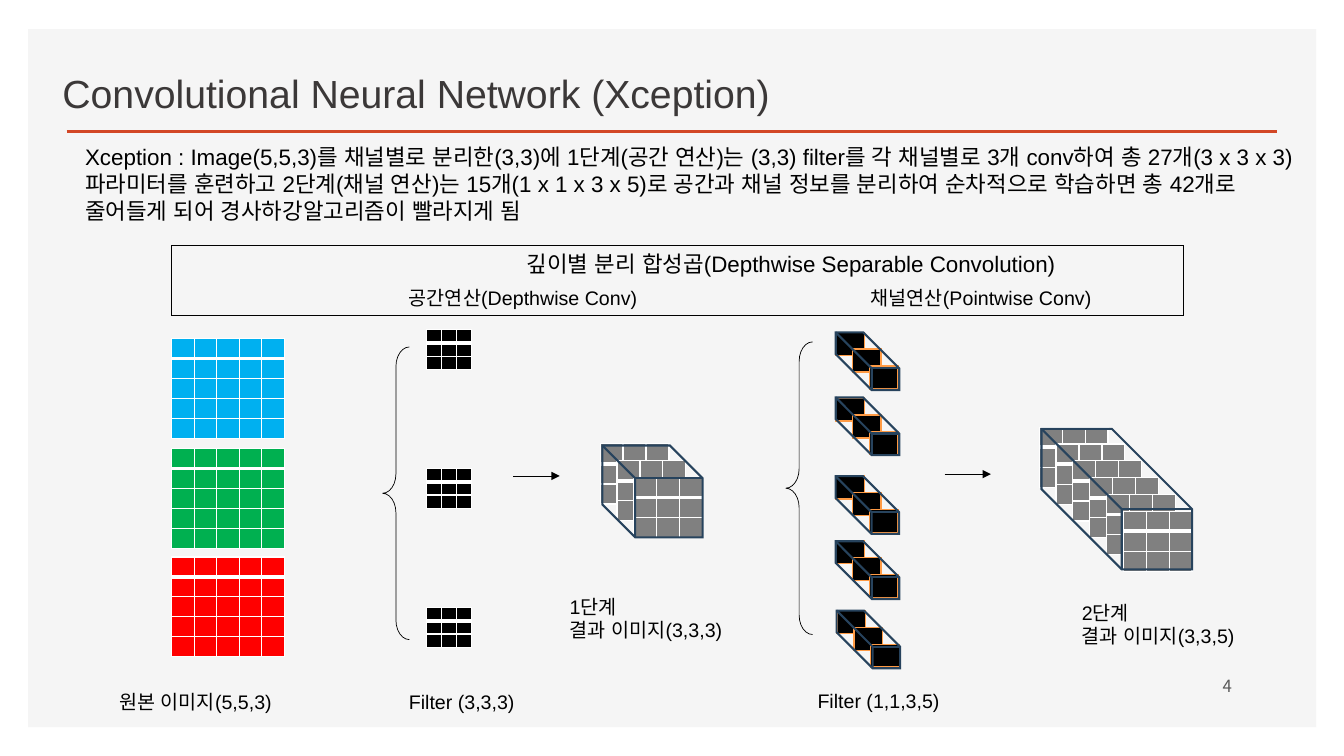
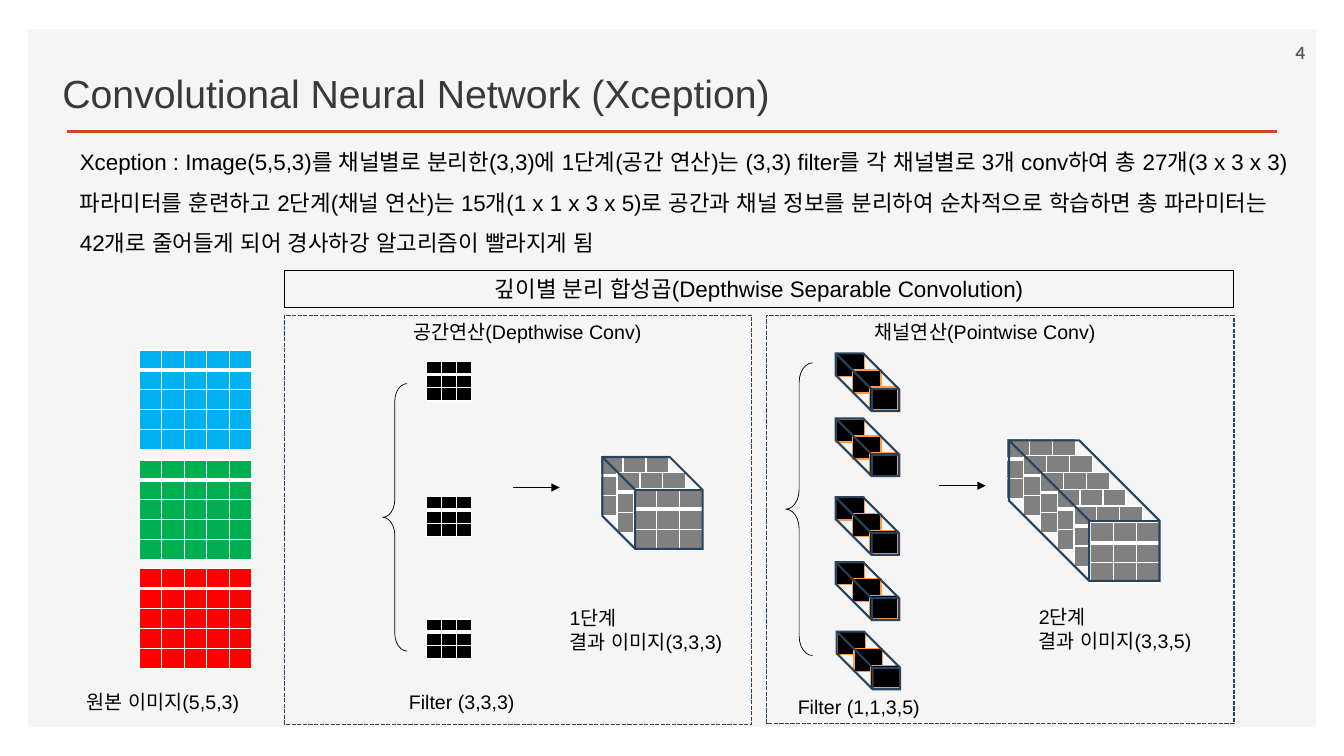
Before and after one commit to ancestor9/2026_Fall_Deep-Learning-with-Python, a slide deck: slide 4 of Chapter 09 ConvNet architecture patterns.pptx. Drawn at 1344x756 pixels with LibreOffice and Linux fonts; fonts in the diff are those of the drawing; background and template pictures are left out. Boxes give left, top, right and bottom in pixels: in the first picture for what was removed or moved away, otherwise in the second. Text is boxed around its words. In the diff, an @@ line names an element or a change of style, - is before the commit and + after.

```diff
--- a/Chapter 09 ConvNet architecture patterns.pptx
+++ b/Chapter 09 ConvNet architecture patterns.pptx
@@ page number: place and size @@
-page number at [1223, 679, 1232, 692]
+page number at [1296, 47, 1306, 59]
@@ page number at [1296, 47, 1306, 59]: font Noto Sans CJK KR to Lato, bold on @@
@@ text at [80, 151, 1287, 253]: text changed @@
-Xception : Image(5,5,3)를 채널별로 분리한(3,3)에 1단계(공간 연산)는 (3,3) filter를 각 채널별로 3개 conv하여 총 27개(3 x 3 x 3) 파라미터를 훈련하고 2단계(채널 연산)는 15개(1 x 1 x 3 x 5)로 공간과 채널 정보를 분리하여 순차적으로 학습하면 총 42개로 줄어들게 되어 경사하강알고리즘이 빨라지게 됨
+Xception : Image(5,5,3)를 채널별로 분리한(3,3)에 1단계(공간 연산)는 (3,3) filter를 각 채널별로 3개 conv하여 총 27개(3 x 3 x 3) 파라미터를 훈련하고 2단계(채널 연산)는 15개(1 x 1 x 3 x 5)로 공간과 채널 정보를 분리하여 순차적으로 학습하면 총 파라미터는 42개로 줄어들게 되어 경사하강 알고리즘이 빨라지게 됨
@@ rectangle removed at [171, 245, 1184, 315] @@
@@ rectangle "깊이별 분리 합성곱(Depthwise Separable Convolution)": place and size @@
-rectangle "깊이별 분리 합성곱(Depthwise Separable Convolution)" at [527, 253, 1055, 277]
+rectangle "깊이별 분리 합성곱(Depthwise Separable Convolution)" at [284, 270, 1234, 308]
@@ rectangle "깊이별 분리 합성곱(Depthwise Separable Convolution)" at [284, 270, 1234, 308]: outline none to #000000 0.75 pt @@
@@ rectangle added at [284, 316, 752, 725], outline #28445D 1 pt dashed @@
@@ text "공간연산(Depthwise Conv)": place and size @@
-text "공간연산(Depthwise Conv)" at [409, 288, 637, 309]
+text "공간연산(Depthwise Conv)" at [413, 322, 641, 343]
@@ rectangle added at [767, 316, 1235, 724], outline #28445D 1 pt dashed @@
@@ text "채널연산(Pointwise Conv)": place and size @@
-text "채널연산(Pointwise Conv)" at [871, 288, 1091, 309]
+text "채널연산(Pointwise Conv)" at [875, 322, 1095, 343]
@@ left brace: place and size @@
-left brace at [383, 347, 410, 639]
+left brace at [383, 384, 407, 651]
@@ table: place and size @@
-table at [426, 330, 472, 370]
+table at [426, 361, 472, 401]
@@ 3 tables, 1 cube: place and size @@
-3 tables, 1 cube at [1040, 427, 1192, 569]
+3 tables, 1 cube at [1007, 439, 1159, 581]
@@ table: place and size @@
-table at [426, 469, 472, 509]
+table at [426, 497, 472, 537]
@@ 4 tables, 1 text, 1 cube, 1 arrow: place and size @@
-4 tables, 1 text, 1 cube, 1 arrow at [426, 444, 722, 648]
+4 tables, 1 text, 1 cube, 1 arrow at [426, 456, 722, 659]
@@ arrow moved from (945, 474) - (991, 474) to (940, 486) - (986, 486) @@
@@ 6 tables: place and size @@
-6 tables at [171, 339, 1193, 657]
+6 tables at [139, 350, 1160, 668]
@@ 15 rectangles, 5 cubes, 1 left brace: place and size @@
-15 rectangles, 5 cubes, 1 left brace at [786, 333, 900, 668]
+15 rectangles, 5 cubes, 1 left brace at [786, 353, 900, 690]
@@ text "2단계": place and size @@
-text "2단계" at [1082, 605, 1234, 647]
+text "2단계" at [1039, 609, 1191, 652]
@@ text "원본 이미지(5,5,3)": place and size @@
-text "원본 이미지(5,5,3)" at [119, 692, 272, 713]
+text "원본 이미지(5,5,3)" at [87, 692, 239, 713]
@@ text "Filter (1,1,3,5)": place and size @@
-text "Filter (1,1,3,5)" at [818, 693, 939, 712]
+text "Filter (1,1,3,5)" at [798, 699, 920, 718]
```
Also in this commit, not shown: 16 other slides changed, 7 slides added, 5 slides removed.
